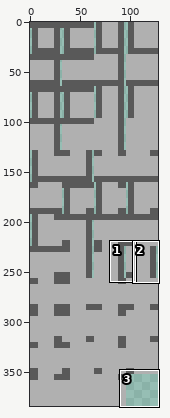
Sprite sheet -- src/assets/tilemap.png. The picture above shows the old version from afar; the outline marks the close-up.
Close-up. Earlier state:
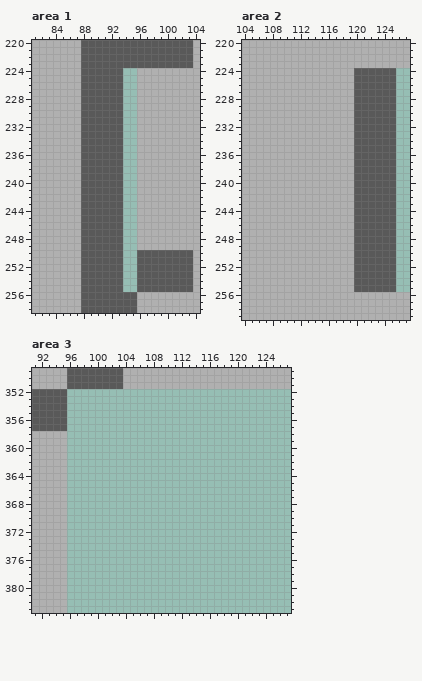
The file is 128x384 pixels. Shown: area 1: x 81..104, y 220..258; area 2: x 104..127, y 220..259; area 3: x 91..127, y 349..383. The commit also changed other parts of the picture, which this record leaves out.
After:
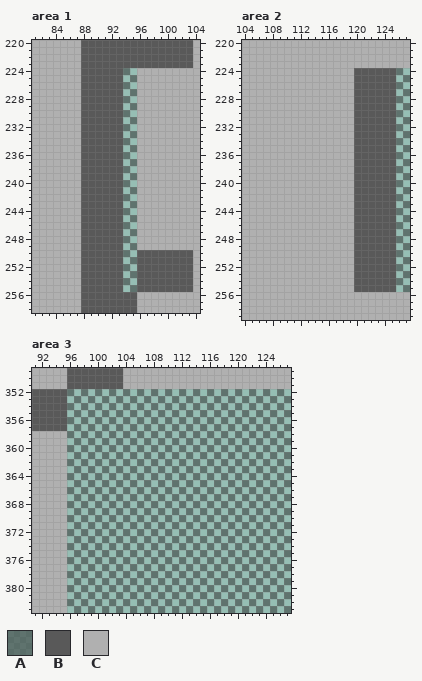
Palette (. is transparent): A #28282880  B #595959  C #b0b0b0
The edit:
Area 1:
y 224: x 94 . -> A
y 225: x 95 . -> A
y 226: x 94 . -> A
y 227: x 95 . -> A
y 228: x 94 . -> A
y 229: x 95 . -> A
y 230: x 94 . -> A
y 231: x 95 . -> A
y 232: x 94 . -> A
y 233: x 95 . -> A
y 234: x 94 . -> A
y 235: x 95 . -> A
y 236: x 94 . -> A
y 237: x 95 . -> A
y 238: x 94 . -> A
y 239: x 95 . -> A
y 240: x 94 . -> A
y 241: x 95 . -> A
y 242: x 94 . -> A
y 243: x 95 . -> A
y 244: x 94 . -> A
y 245: x 95 . -> A
y 246: x 94 . -> A
y 247: x 95 . -> A
y 248: x 94 . -> A
y 249: x 95 . -> A
y 250: x 94 . -> A
y 251: x 95 . -> A
y 252: x 94 . -> A
y 253: x 95 . -> A
y 254: x 94 . -> A
y 255: x 95 . -> A
Area 2:
y 224: x 126 . -> A
y 225: x 127 . -> A
y 226: x 126 . -> A
y 227: x 127 . -> A
y 228: x 126 . -> A
y 229: x 127 . -> A
y 230: x 126 . -> A
y 231: x 127 . -> A
y 232: x 126 . -> A
y 233: x 127 . -> A
y 234: x 126 . -> A
y 235: x 127 . -> A
y 236: x 126 . -> A
y 237: x 127 . -> A
y 238: x 126 . -> A
y 239: x 127 . -> A
y 240: x 126 . -> A
y 241: x 127 . -> A
y 242: x 126 . -> A
y 243: x 127 . -> A
y 244: x 126 . -> A
y 245: x 127 . -> A
y 246: x 126 . -> A
y 247: x 127 . -> A
y 248: x 126 . -> A
y 249: x 127 . -> A
y 250: x 126 . -> A
y 251: x 127 . -> A
y 252: x 126 . -> A
y 253: x 127 . -> A
y 254: x 126 . -> A
y 255: x 127 . -> A
Area 3:
y 352: x 96 . -> A; x 98 . -> A; x 100 . -> A; x 102 . -> A; x 104 . -> A; x 106 . -> A; x 108 . -> A; x 110 . -> A; x 112 . -> A; x 114 . -> A; x 116 . -> A; x 118 . -> A; x 120 . -> A; x 122 . -> A; x 124 . -> A; x 126 . -> A
y 353: x 97 . -> A; x 99 . -> A; x 101 . -> A; x 103 . -> A; x 105 . -> A; x 107 . -> A; x 109 . -> A; x 111 . -> A; x 113 . -> A; x 115 . -> A; x 117 . -> A; x 119 . -> A; x 121 . -> A; x 123 . -> A; x 125 . -> A; x 127 . -> A
y 354: x 96 . -> A; x 98 . -> A; x 100 . -> A; x 102 . -> A; x 104 . -> A; x 106 . -> A; x 108 . -> A; x 110 . -> A; x 112 . -> A; x 114 . -> A; x 116 . -> A; x 118 . -> A; x 120 . -> A; x 122 . -> A; x 124 . -> A; x 126 . -> A
y 355: x 97 . -> A; x 99 . -> A; x 101 . -> A; x 103 . -> A; x 105 . -> A; x 107 . -> A; x 109 . -> A; x 111 . -> A; x 113 . -> A; x 115 . -> A; x 117 . -> A; x 119 . -> A; x 121 . -> A; x 123 . -> A; x 125 . -> A; x 127 . -> A
y 356: x 96 . -> A; x 98 . -> A; x 100 . -> A; x 102 . -> A; x 104 . -> A; x 106 . -> A; x 108 . -> A; x 110 . -> A; x 112 . -> A; x 114 . -> A; x 116 . -> A; x 118 . -> A; x 120 . -> A; x 122 . -> A; x 124 . -> A; x 126 . -> A
y 357: x 97 . -> A; x 99 . -> A; x 101 . -> A; x 103 . -> A; x 105 . -> A; x 107 . -> A; x 109 . -> A; x 111 . -> A; x 113 . -> A; x 115 . -> A; x 117 . -> A; x 119 . -> A; x 121 . -> A; x 123 . -> A; x 125 . -> A; x 127 . -> A
y 358: x 96 . -> A; x 98 . -> A; x 100 . -> A; x 102 . -> A; x 104 . -> A; x 106 . -> A; x 108 . -> A; x 110 . -> A; x 112 . -> A; x 114 . -> A; x 116 . -> A; x 118 . -> A; x 120 . -> A; x 122 . -> A; x 124 . -> A; x 126 . -> A
y 359: x 97 . -> A; x 99 . -> A; x 101 . -> A; x 103 . -> A; x 105 . -> A; x 107 . -> A; x 109 . -> A; x 111 . -> A; x 113 . -> A; x 115 . -> A; x 117 . -> A; x 119 . -> A; x 121 . -> A; x 123 . -> A; x 125 . -> A; x 127 . -> A
y 360: x 96 . -> A; x 98 . -> A; x 100 . -> A; x 102 . -> A; x 104 . -> A; x 106 . -> A; x 108 . -> A; x 110 . -> A; x 112 . -> A; x 114 . -> A; x 116 . -> A; x 118 . -> A; x 120 . -> A; x 122 . -> A; x 124 . -> A; x 126 . -> A
y 361: x 97 . -> A; x 99 . -> A; x 101 . -> A; x 103 . -> A; x 105 . -> A; x 107 . -> A; x 109 . -> A; x 111 . -> A; x 113 . -> A; x 115 . -> A; x 117 . -> A; x 119 . -> A; x 121 . -> A; x 123 . -> A; x 125 . -> A; x 127 . -> A
y 362: x 96 . -> A; x 98 . -> A; x 100 . -> A; x 102 . -> A; x 104 . -> A; x 106 . -> A; x 108 . -> A; x 110 . -> A; x 112 . -> A; x 114 . -> A; x 116 . -> A; x 118 . -> A; x 120 . -> A; x 122 . -> A; x 124 . -> A; x 126 . -> A
y 363: x 97 . -> A; x 99 . -> A; x 101 . -> A; x 103 . -> A; x 105 . -> A; x 107 . -> A; x 109 . -> A; x 111 . -> A; x 113 . -> A; x 115 . -> A; x 117 . -> A; x 119 . -> A; x 121 . -> A; x 123 . -> A; x 125 . -> A; x 127 . -> A
y 364: x 96 . -> A; x 98 . -> A; x 100 . -> A; x 102 . -> A; x 104 . -> A; x 106 . -> A; x 108 . -> A; x 110 . -> A; x 112 . -> A; x 114 . -> A; x 116 . -> A; x 118 . -> A; x 120 . -> A; x 122 . -> A; x 124 . -> A; x 126 . -> A
y 365: x 97 . -> A; x 99 . -> A; x 101 . -> A; x 103 . -> A; x 105 . -> A; x 107 . -> A; x 109 . -> A; x 111 . -> A; x 113 . -> A; x 115 . -> A; x 117 . -> A; x 119 . -> A; x 121 . -> A; x 123 . -> A; x 125 . -> A; x 127 . -> A
y 366: x 96 . -> A; x 98 . -> A; x 100 . -> A; x 102 . -> A; x 104 . -> A; x 106 . -> A; x 108 . -> A; x 110 . -> A; x 112 . -> A; x 114 . -> A; x 116 . -> A; x 118 . -> A; x 120 . -> A; x 122 . -> A; x 124 . -> A; x 126 . -> A
y 367: x 97 . -> A; x 99 . -> A; x 101 . -> A; x 103 . -> A; x 105 . -> A; x 107 . -> A; x 109 . -> A; x 111 . -> A; x 113 . -> A; x 115 . -> A; x 117 . -> A; x 119 . -> A; x 121 . -> A; x 123 . -> A; x 125 . -> A; x 127 . -> A
y 368: x 96 . -> A; x 98 . -> A; x 100 . -> A; x 102 . -> A; x 104 . -> A; x 106 . -> A; x 108 . -> A; x 110 . -> A; x 112 . -> A; x 114 . -> A; x 116 . -> A; x 118 . -> A; x 120 . -> A; x 122 . -> A; x 124 . -> A; x 126 . -> A
y 369: x 97 . -> A; x 99 . -> A; x 101 . -> A; x 103 . -> A; x 105 . -> A; x 107 . -> A; x 109 . -> A; x 111 . -> A; x 113 . -> A; x 115 . -> A; x 117 . -> A; x 119 . -> A; x 121 . -> A; x 123 . -> A; x 125 . -> A; x 127 . -> A
y 370: x 96 . -> A; x 98 . -> A; x 100 . -> A; x 102 . -> A; x 104 . -> A; x 106 . -> A; x 108 . -> A; x 110 . -> A; x 112 . -> A; x 114 . -> A; x 116 . -> A; x 118 . -> A; x 120 . -> A; x 122 . -> A; x 124 . -> A; x 126 . -> A
y 371: x 97 . -> A; x 99 . -> A; x 101 . -> A; x 103 . -> A; x 105 . -> A; x 107 . -> A; x 109 . -> A; x 111 . -> A; x 113 . -> A; x 115 . -> A; x 117 . -> A; x 119 . -> A; x 121 . -> A; x 123 . -> A; x 125 . -> A; x 127 . -> A
y 372: x 96 . -> A; x 98 . -> A; x 100 . -> A; x 102 . -> A; x 104 . -> A; x 106 . -> A; x 108 . -> A; x 110 . -> A; x 112 . -> A; x 114 . -> A; x 116 . -> A; x 118 . -> A; x 120 . -> A; x 122 . -> A; x 124 . -> A; x 126 . -> A
y 373: x 97 . -> A; x 99 . -> A; x 101 . -> A; x 103 . -> A; x 105 . -> A; x 107 . -> A; x 109 . -> A; x 111 . -> A; x 113 . -> A; x 115 . -> A; x 117 . -> A; x 119 . -> A; x 121 . -> A; x 123 . -> A; x 125 . -> A; x 127 . -> A
y 374: x 96 . -> A; x 98 . -> A; x 100 . -> A; x 102 . -> A; x 104 . -> A; x 106 . -> A; x 108 . -> A; x 110 . -> A; x 112 . -> A; x 114 . -> A; x 116 . -> A; x 118 . -> A; x 120 . -> A; x 122 . -> A; x 124 . -> A; x 126 . -> A
y 375: x 97 . -> A; x 99 . -> A; x 101 . -> A; x 103 . -> A; x 105 . -> A; x 107 . -> A; x 109 . -> A; x 111 . -> A; x 113 . -> A; x 115 . -> A; x 117 . -> A; x 119 . -> A; x 121 . -> A; x 123 . -> A; x 125 . -> A; x 127 . -> A
y 376: x 96 . -> A; x 98 . -> A; x 100 . -> A; x 102 . -> A; x 104 . -> A; x 106 . -> A; x 108 . -> A; x 110 . -> A; x 112 . -> A; x 114 . -> A; x 116 . -> A; x 118 . -> A; x 120 . -> A; x 122 . -> A; x 124 . -> A; x 126 . -> A
y 377: x 97 . -> A; x 99 . -> A; x 101 . -> A; x 103 . -> A; x 105 . -> A; x 107 . -> A; x 109 . -> A; x 111 . -> A; x 113 . -> A; x 115 . -> A; x 117 . -> A; x 119 . -> A; x 121 . -> A; x 123 . -> A; x 125 . -> A; x 127 . -> A
y 378: x 96 . -> A; x 98 . -> A; x 100 . -> A; x 102 . -> A; x 104 . -> A; x 106 . -> A; x 108 . -> A; x 110 . -> A; x 112 . -> A; x 114 . -> A; x 116 . -> A; x 118 . -> A; x 120 . -> A; x 122 . -> A; x 124 . -> A; x 126 . -> A
y 379: x 97 . -> A; x 99 . -> A; x 101 . -> A; x 103 . -> A; x 105 . -> A; x 107 . -> A; x 109 . -> A; x 111 . -> A; x 113 . -> A; x 115 . -> A; x 117 . -> A; x 119 . -> A; x 121 . -> A; x 123 . -> A; x 125 . -> A; x 127 . -> A
y 380: x 96 . -> A; x 98 . -> A; x 100 . -> A; x 102 . -> A; x 104 . -> A; x 106 . -> A; x 108 . -> A; x 110 . -> A; x 112 . -> A; x 114 . -> A; x 116 . -> A; x 118 . -> A; x 120 . -> A; x 122 . -> A; x 124 . -> A; x 126 . -> A
y 381: x 97 . -> A; x 99 . -> A; x 101 . -> A; x 103 . -> A; x 105 . -> A; x 107 . -> A; x 109 . -> A; x 111 . -> A; x 113 . -> A; x 115 . -> A; x 117 . -> A; x 119 . -> A; x 121 . -> A; x 123 . -> A; x 125 . -> A; x 127 . -> A
y 382: x 96 . -> A; x 98 . -> A; x 100 . -> A; x 102 . -> A; x 104 . -> A; x 106 . -> A; x 108 . -> A; x 110 . -> A; x 112 . -> A; x 114 . -> A; x 116 . -> A; x 118 . -> A; x 120 . -> A; x 122 . -> A; x 124 . -> A; x 126 . -> A
y 383: x 97 . -> A; x 99 . -> A; x 101 . -> A; x 103 . -> A; x 105 . -> A; x 107 . -> A; x 109 . -> A; x 111 . -> A; x 113 . -> A; x 115 . -> A; x 117 . -> A; x 119 . -> A; x 121 . -> A; x 123 . -> A; x 125 . -> A; x 127 . -> A
Pixel boxes of the changes (left, top, right, bottom) in both close-ups:
added: (123, 68, 137, 292)
added: (396, 68, 410, 292)
added: (67, 389, 291, 613)
